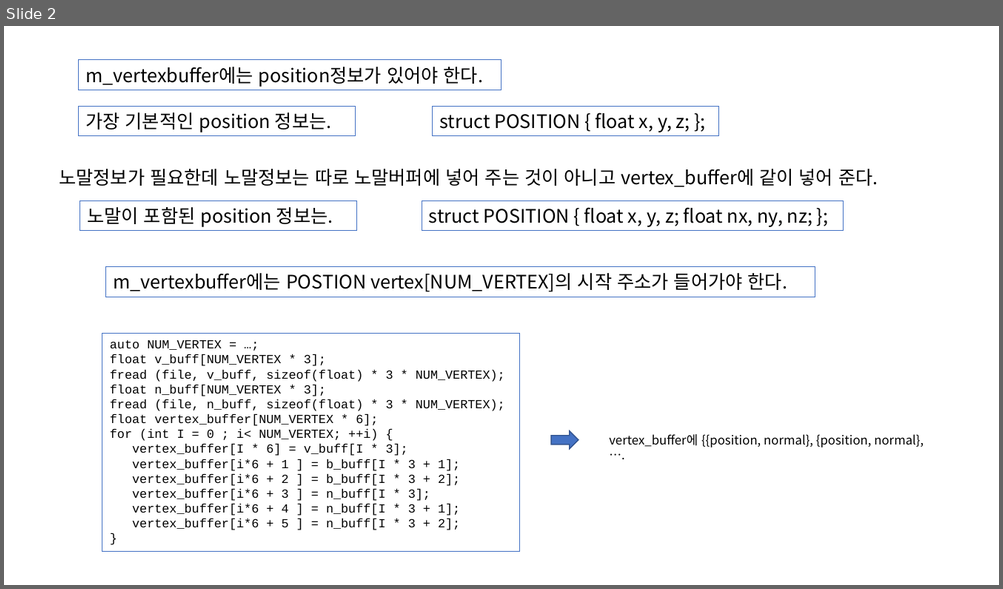
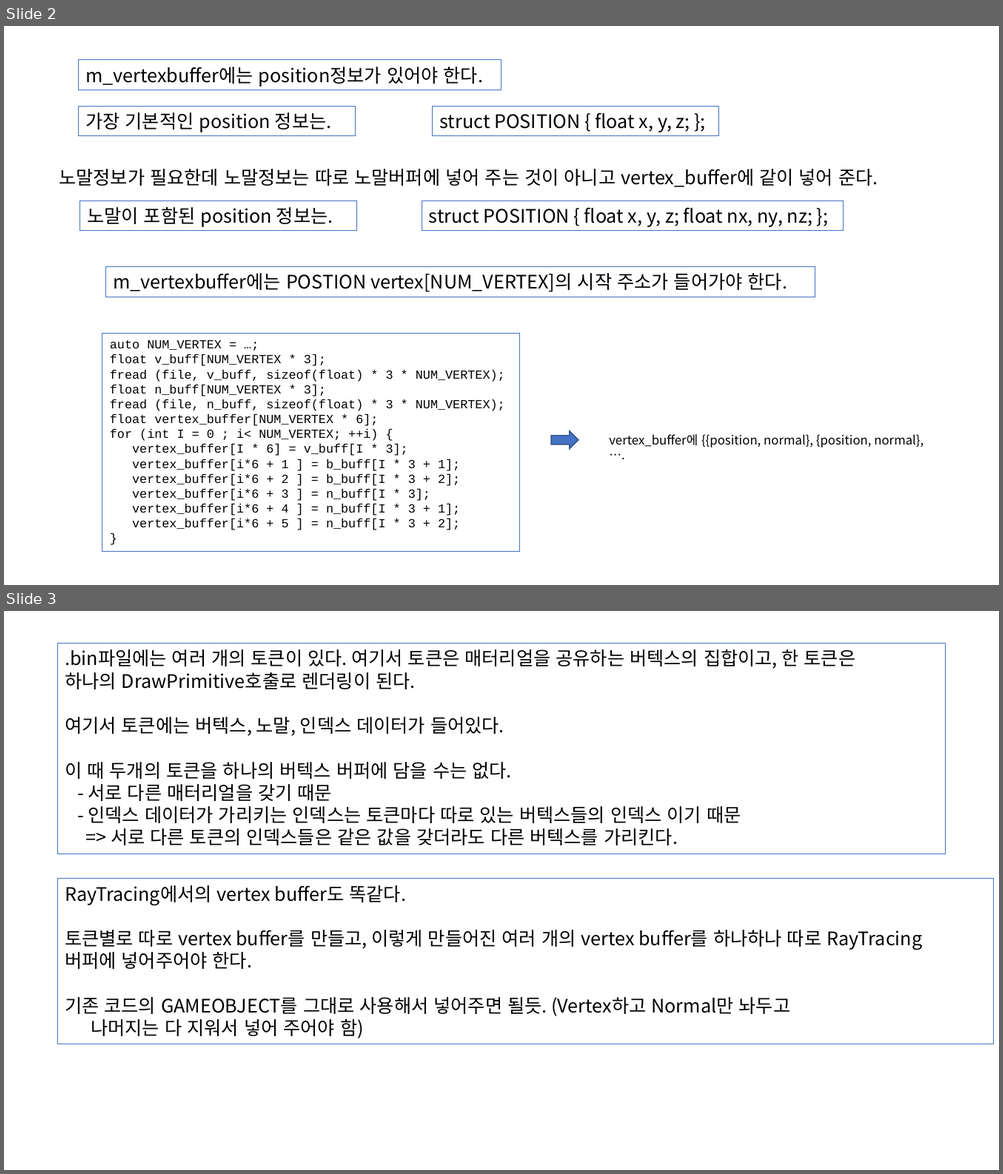
Before and after one commit to kiption/XD, a slide deck: 작업일지/Direct X의 버텍스 버퍼.pptx. Shown one above the other, each under a label of ours: slide 2 before the commit, slides 2 and 3 after it. The pictures are 1003x589 and 1003x1174 pixels, drawn with LibreOffice and Linux fonts; fonts in the diff are those of the drawing. Boxes give left, top, right and bottom in pixels: in the first picture for what was removed or moved away, otherwise in the second. Text is boxed around its words. In the diff, an @@ line names an element or a change of style, - is before the commit and + after.

Commit message:
추가

```diff
--- a/작업일지/Direct X의 버텍스 버퍼.pptx
+++ b/작업일지/Direct X의 버텍스 버퍼.pptx
@@ slide 3 added at <box>4,611,999,1170</box>, background #FFFFFF @@
@@ rectangle added at <box>58,643,945,854</box>, outline #4472C4 0.75 pt, 18 pt, text #000000 @@
+.bin파일에는 여러 개의 토큰이 있다. 여기서 토큰은 매터리얼을 공유하는 버텍스의 집합이고, 한 토큰은
+하나의 DrawPrimitive호출로 렌더링이 된다.
+여기서 토큰에는 버텍스, 노말, 인덱스 데이터가 들어있다.
+이 때 두개의 토큰을 하나의 버텍스 버퍼에 담을 수는 없다.
+- 서로 다른 매터리얼을 갖기 때문
+- 인덱스 데이터가 가리키는 인덱스는 토큰마다 따로 있는 버텍스들의 인덱스 이기 때문
+=> 서로 다른 토큰의 인덱스들은 같은 값을 갖더라도 다른 버텍스를 가리킨다.
@@ rectangle added at <box>58,879,994,1045</box>, outline #4472C4 0.75 pt, 18 pt, text #000000 @@
+RayTracing에서의 vertex buffer도 똑같다.
+토큰별로 따로 vertex buffer를 만들고, 이렇게 만들어진 여러 개의 vertex buffer를 하나하나 따로 RayTracing
+버퍼에 넣어주어야 한다.
+기존 코드의 GAMEOBJECT를 그대로 사용해서 넣어주면 될듯. (Vertex하고 Normal만 놔두고
+나머지는 다 지워서 넣어 주어야 함)
```
